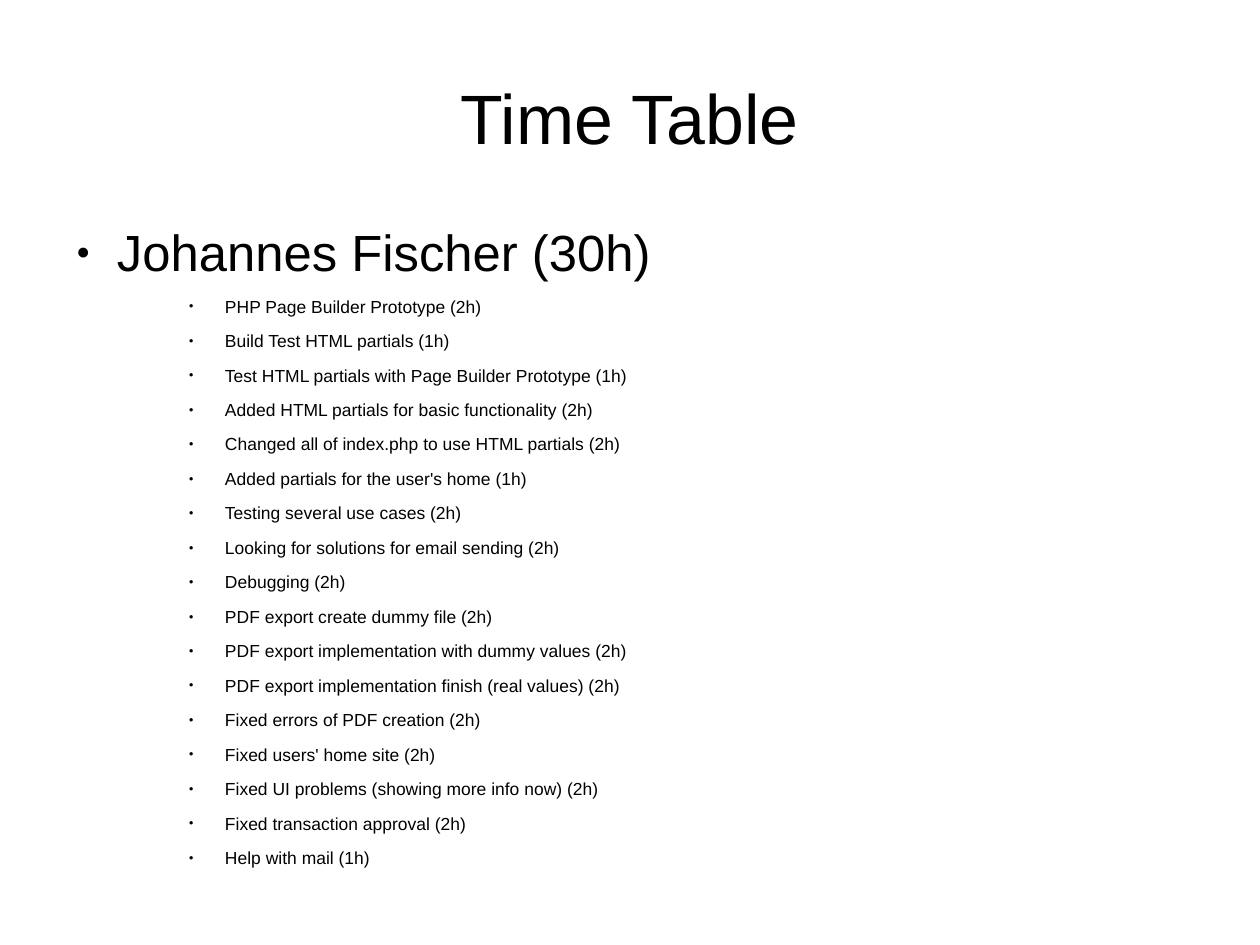
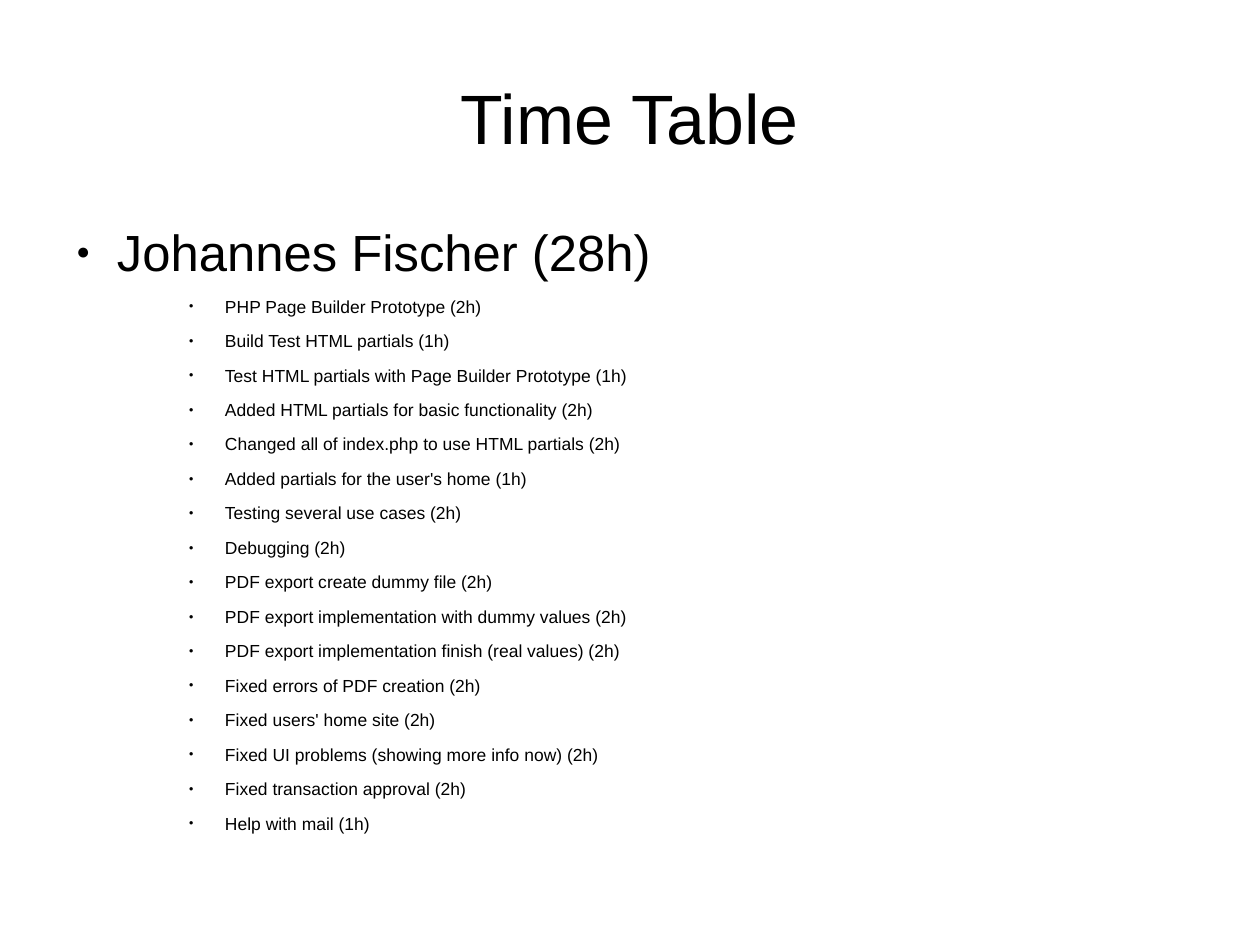
Before and after one commit to snawalgaria/SecureCoding, a slide deck: slide 4 of presentation/presentation.odp. Drawn at 1260x945 pixels with LibreOffice and Linux fonts; fonts in the diff are those of the drawing. Boxes give left, top, right and bottom in pixels: in the first picture for what was removed or moved away, otherwise in the second. Text is boxed around its words. In the diff, an @@ line names an element or a change of style, - is before the commit and + after.

```diff
--- a/presentation/presentation.odp
+++ b/presentation/presentation.odp
@@ text at [117, 234, 651, 282]: text changed @@
-● Johannes Fischer (30h)
+● Johannes Fischer (28h)
@@ text at [225, 541, 559, 558]: paragraph removed @@
-    ● Looking for solutions for email sending (2h)
```
Also in this commit, not shown: 1 other slide changed, 1 other file.
